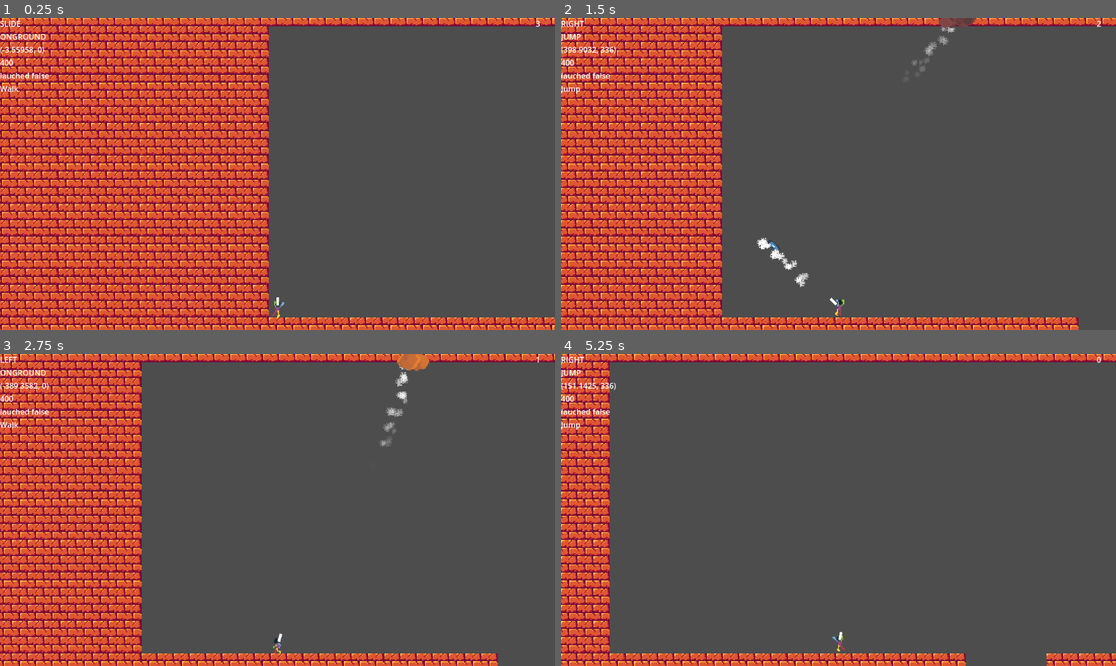
Above: before the commit, frames 1-4 (two rows, left to right).
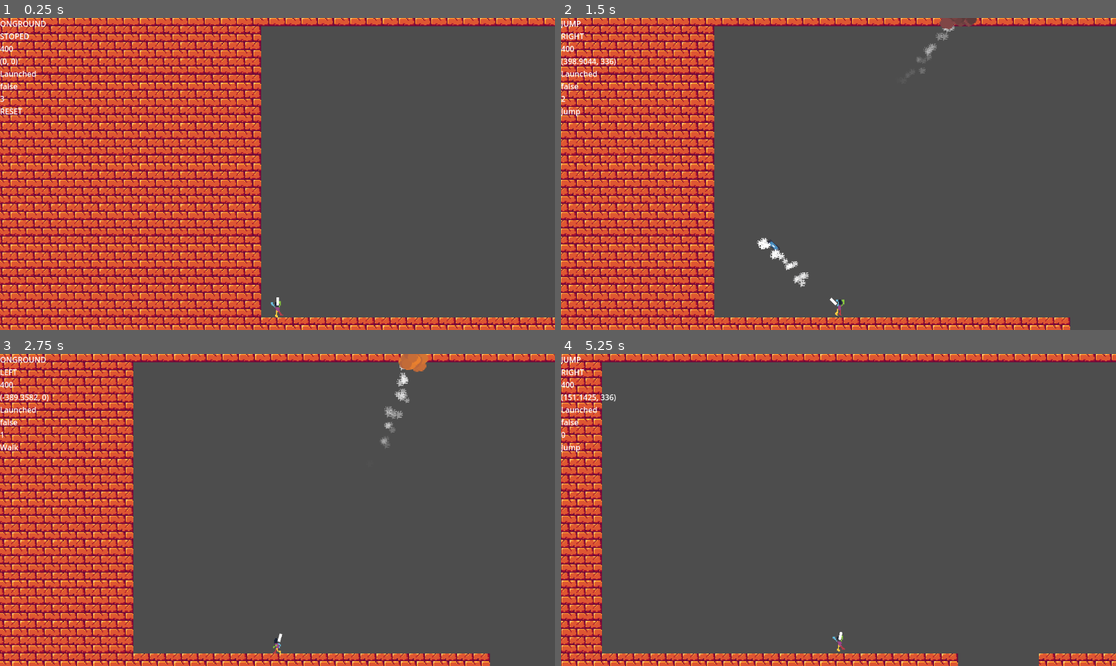
Above: after the commit, the same moments.

Repository: Shidoengie/unnamed-soldiertf2-game
Game: Godot game, scene res://Levels/TEST.tscn
The game is run twice, just before and just after one commit, with the same random seed, the same clock (stepped at 60 frames per second) and the same inputs. The engine's default icon, where the game draws it, is replaced by a stand-in: a white triangle on a blue panel in a dark square.
Inputs (mouse positions are in pixels of both pictures, inside the frame that each line leads up to):
- Up to frame 1 (0.25 s): no input
- Up to frame 2 (1.5 s): move the mouse to (960, 158) at 0.52 s; hold Right (MoveRight) from 0.53 s (still down); click (960, 158) at 0.6 s; tap Space (Jump) at 0.77 s; move the mouse to (727, 189) at 1.27 s; click (727, 189) at 1.35 s
- Up to frame 3 (2.75 s): tap Space (Jump) at 1.52 s; move the mouse to (333, 441) at 2.02 s; release Right (MoveRight) at 2.03 s; hold Left (MoveLeft) from 2.03 s (still down); click (333, 441) at 2.1 s
- Up to frame 4 (5.25 s): move the mouse to (810, 572) at 2.77 s; release Left (MoveLeft) at 2.78 s; hold Right (MoveRight) 2.78-4.28 s; click (810, 572) at 2.85 s; tap Space (Jump) at 3.02, 3.77, 4.52 s; move the mouse to (1005, 556) at 3.52 s; click (1005, 556) at 3.6 s; move the mouse to (672, 463) at 4.27 s; hold Left (MoveLeft) 4.28-5.03 s; click (672, 463) at 4.35 s; move the mouse to (866, 510) at 5.02 s; hold Right (MoveRight) from 5.03 s (still down); click (866, 510) at 5.1 s

The runs differ from the first frame. In frame 1, 24% of the frame differs, in the area x 0-100%, y 0-100%; in frame 2, 16%; in frame 3, 15%; in frame 4, 7.4%.

Commit message:
added infinite dev gui

Diff:
--- a/Scenes/GUI/GUI.gd
+++ b/Scenes/GUI/GUI.gd
@@ -1,18 +1,6 @@
 extends CanvasLayer
 
 var groundstate = ""
-var movestate = ""
-var walkspeed = 0
-var vel = 0
-var lauched = false
-var canjump = false
-var ammo = 0
 
 func _process(delta):
-	$DEV/Label.text = groundstate
-	$DEV/Label6.text = movestate
-	$DEV/Label2.text = str(vel)
-	$DEV/Label3.text = str(walkspeed)
-	$DEV/Label4.text = "lauched "+str(lauched)
-	$Ammo.text = str(ammo)
-	$DEV/Label5.text = str(canjump)
+	$DEV/Label6.text = groundstate
--- a/Scenes/GUI/GUI.tscn
+++ b/Scenes/GUI/GUI.tscn
@@ -10,34 +10,44 @@
 offset_bottom = 40.0
 
 [node name="Label6" type="Label" parent="DEV"]
-offset_right = 66.0
+layout_mode = 2
+offset_right = 40.0
 offset_bottom = 23.0
 
 [node name="Label" type="Label" parent="DEV"]
+layout_mode = 2
+offset_top = 27.0
+offset_right = 40.0
+offset_bottom = 50.0
+
+[node name="Label2" type="Label" parent="DEV"]
+visible = false
+layout_mode = 2
 offset_top = 27.0
 offset_right = 66.0
 offset_bottom = 50.0
 
-[node name="Label2" type="Label" parent="DEV"]
-offset_top = 54.0
+[node name="Label3" type="Label" parent="DEV"]
+visible = false
+layout_mode = 2
+offset_top = 27.0
 offset_right = 66.0
-offset_bottom = 77.0
-
-[node name="Label3" type="Label" parent="DEV"]
-offset_top = 81.0
-offset_right = 66.0
-offset_bottom = 104.0
+offset_bottom = 50.0
 
 [node name="Label4" type="Label" parent="DEV"]
-offset_top = 108.0
+visible = false
+layout_mode = 2
+offset_top = 27.0
 offset_right = 66.0
-offset_bottom = 134.0
+offset_bottom = 53.0
 text = "Lanched"
 
 [node name="Label5" type="Label" parent="DEV"]
-offset_top = 138.0
-offset_right = 66.0
-offset_bottom = 161.0
+visible = false
+layout_mode = 2
+offset_top = 27.0
+offset_right = 40.0
+offset_bottom = 50.0
 
 [node name="Ammo" type="Label" parent="."]
 anchors_preset = 1
--- a/Scenes/Player/Player.gd
+++ b/Scenes/Player/Player.gd
@@ -26,12 +26,14 @@
 var coyoteTimer = 0
 
 const AnimStates = {  RESET = "RESET", WALK = "Walk", JUMP = "Jump", LAND = "Land", FALL = "Fall"}
-var CUR_AnimState = ""
+var CUR_AnimState = AnimStates.RESET
+
 enum MoveStates {LEFT,RIGHT,SLIDE,STOPED}
-var CUR_MoveState = 0
+var CUR_MoveState = MoveStates.STOPED
+
 enum GroundStates {ONGROUND,JUST_FELL,FALL,JUMP,JUST_JUMP,LAND}
-var CUR_GroundState = 0
-var animState = 0
+var CUR_GroundState = GroundStates.ONGROUND
+
 
 func _ready():
 	BodyAnimState = BodyAnimTree.get("parameters/playback")
@@ -56,14 +58,8 @@
 		canJump = true
 
 	$Marker2d.look_at(get_global_mouse_position())
-
-	GUI.groundstate = GroundStates.keys()[CUR_GroundState]
-	GUI.movestate = MoveStates.keys()[CUR_MoveState]
-	GUI.walkspeed = walkSpeed
-	GUI.vel = velocity
-	GUI.lauched = launched
-	GUI.ammo = ammo
-	GUI.canjump = CUR_AnimState
+	var dev = [GroundStates.keys()[CUR_GroundState],MoveStates.keys()[CUR_MoveState],walkSpeed,velocity,"Launched",launched,ammo,CUR_AnimState]
+	DEV_GUI(dev)
 	_stateChecks()
 	_stateMachines(delta)
 	move_and_slide()
@@ -172,3 +168,9 @@
 		ReloadTimer.stop()
 		return
 	ammo += 1
+
+func DEV_GUI(varArr ):
+	var outString = ""
+	for i in varArr:
+		outString += str(i) + "\n"
+	GUI.groundstate = outString
--- a/Scenes/Rocket/Rocket.tscn
+++ b/Scenes/Rocket/Rocket.tscn
@@ -399,15 +399,14 @@
 speed_scale = 1.5
 explosiveness = 0.06
 randomness = 0.1
-trail_length_secs = 0.19
 trail_sections = 12
-process_material = SubResource("ParticleProcessMaterial_sxiqe")
+process_material = SubResource("ParticleProcessMaterial_xtn31")
 texture = ExtResource("3_38u2n")
 
 [node name="AnimationPlayer" type="AnimationPlayer" parent="."]
 root_node = NodePath("../GpuParticles2d")
 libraries = {
-"": SubResource("AnimationLibrary_82apj")
+"": SubResource("AnimationLibrary_1u6ye")
 }
 
 [node name="ExplosionMain" type="GPUParticles2D" parent="."]
@@ -417,14 +416,13 @@
 speed_scale = 1.87
 explosiveness = 1.0
 randomness = 0.35
-trail_length_secs = 0.19
-process_material = SubResource("ParticleProcessMaterial_s1y4w")
+process_material = SubResource("ParticleProcessMaterial_4qv0d")
 texture = ExtResource("4_o8r07")
 
 [node name="ExplosionRad" type="Area2D" parent="."]
 
 [node name="CollisionShape2d" type="CollisionShape2D" parent="ExplosionRad"]
-shape = SubResource("CircleShape2D_x7oxt")
+shape = SubResource("CircleShape2D_cs8w3")
 disabled = true
 
 [connection signal="body_entered" from="." to="." method="_on_rocket_body_entered"]
Not shown: 8 places in Scenes/Rocket/Rocket.tscn that only renumber resources
